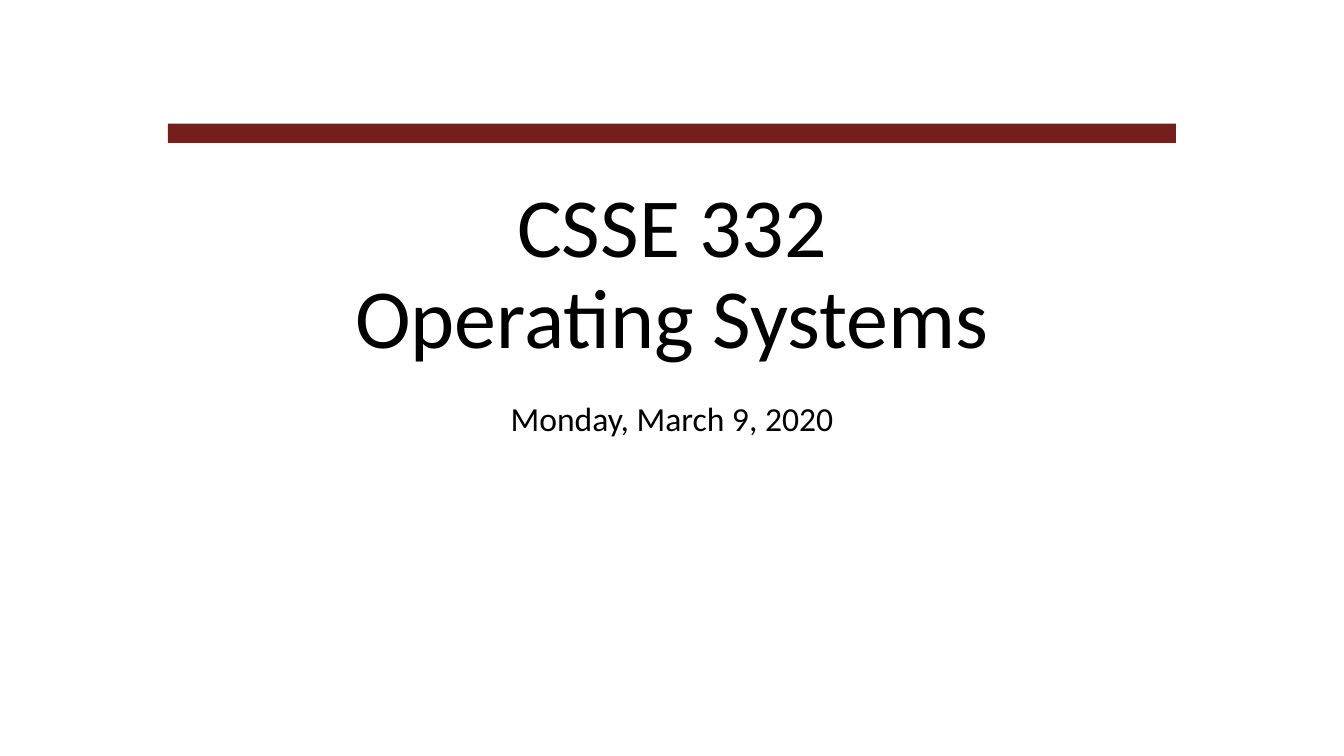
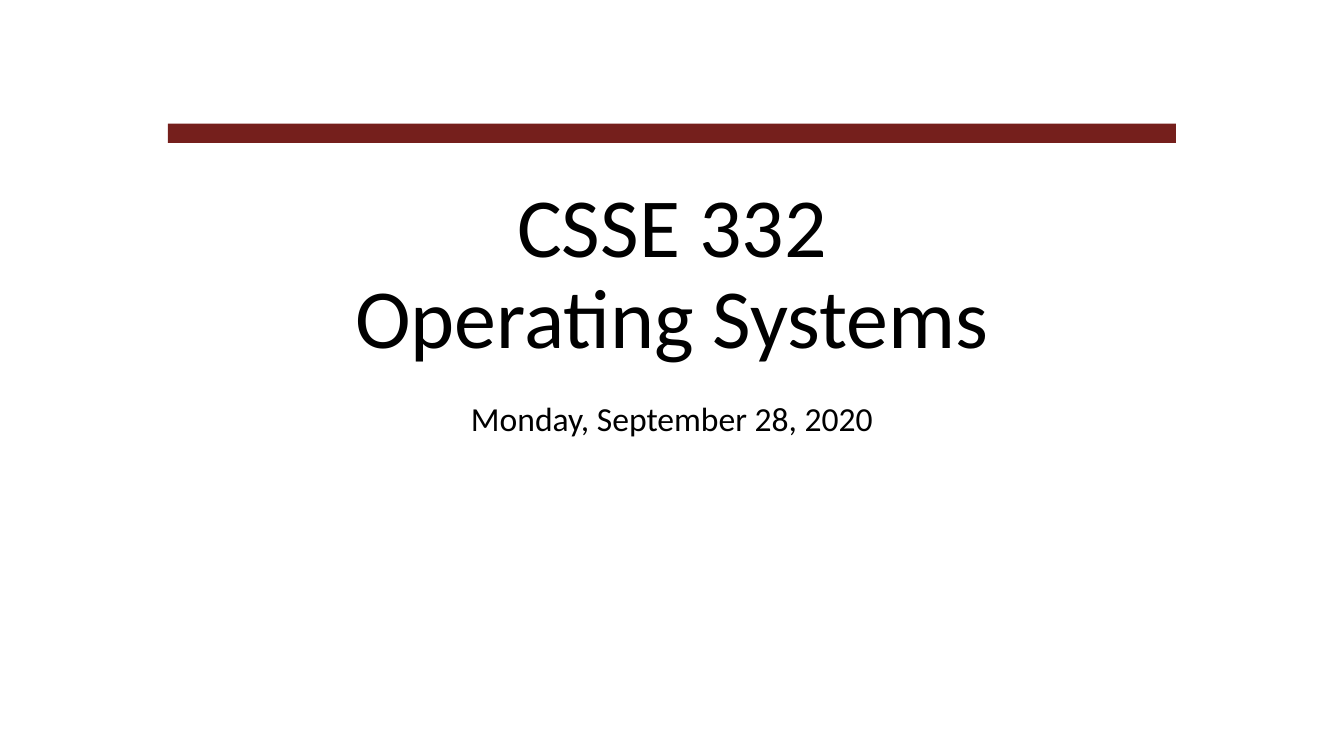
Before and after one commit to RHIT-CSSE/csse332, a slide deck: slide 1 of ClassMaterials/C_Pointers/C_KeyConcepts.pptx. Drawn at 1344x756 pixels with LibreOffice and Linux fonts; fonts in the diff are those of the drawing; background and template pictures are left out. Boxes give left, top, right and bottom in pixels: in the first picture for what was removed or moved away, otherwise in the second. Text is boxed around its words. In the diff, an @@ line names an element or a change of style, - is before the commit and + after.

```diff
--- a/ClassMaterials/C_Pointers/C_KeyConcepts.pptx
+++ b/ClassMaterials/C_Pointers/C_KeyConcepts.pptx
@@ subtitle at (471, 407, 873, 437): text changed @@
-Monday, March 9, 2020
+Monday, September 28, 2020
```
Also in this commit, not shown: 4 other slides changed, 3 other files.
